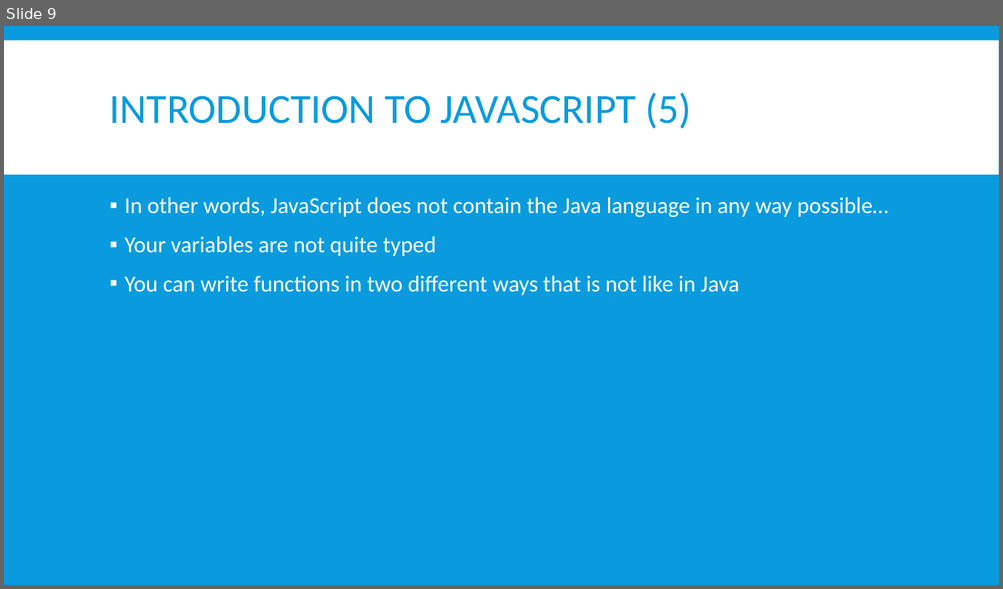
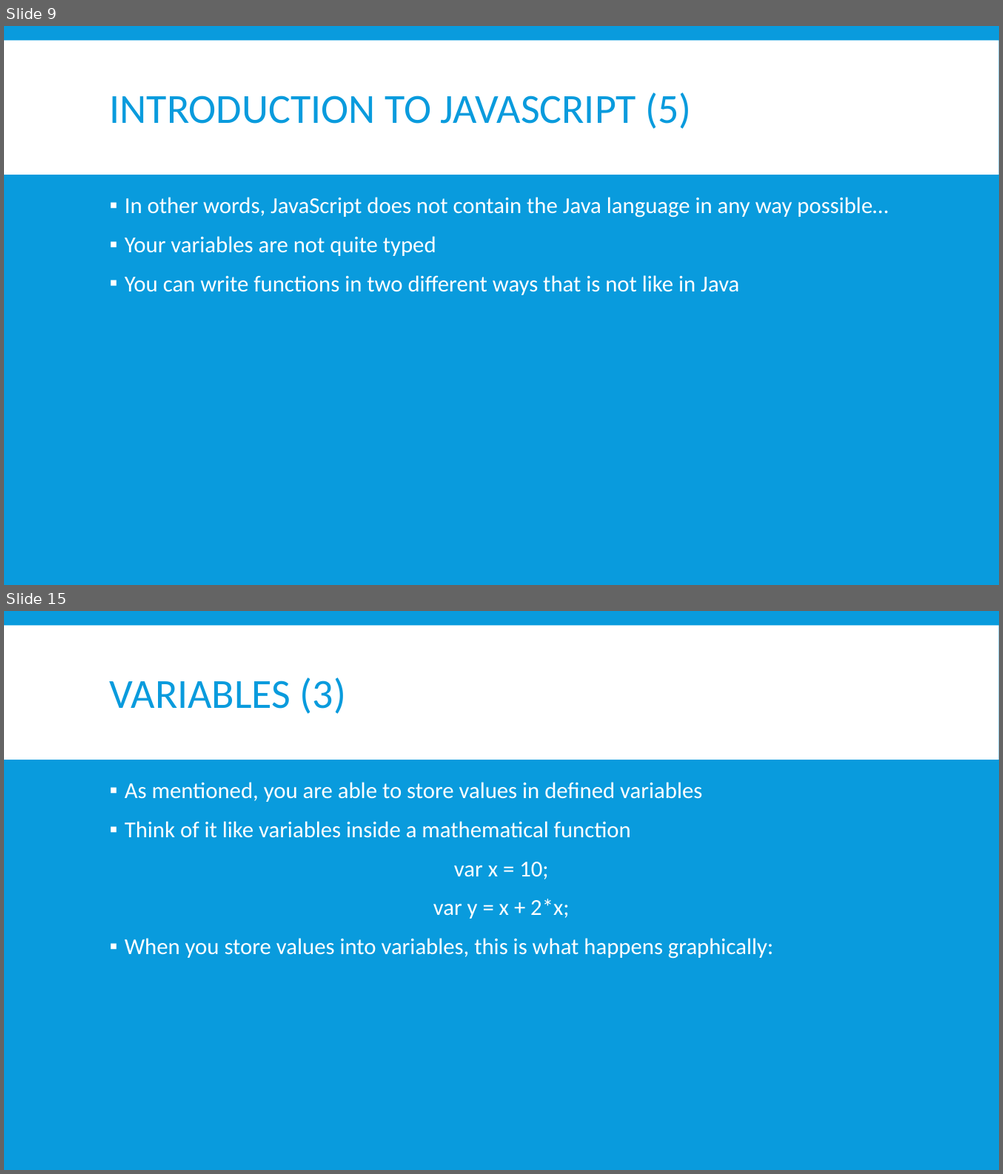
Before and after one commit to EvanTurtileMan/C5-IntroToWebDev, a slide deck: lessons/lesson_note3.pptx. Shown one above the other, each under a label of ours: slide 9 before the commit, slides 9 and 15 after it; the slides between them are not shown. The pictures are 1003x589 and 1003x1174 pixels, drawn with LibreOffice and Linux fonts; fonts in the diff are those of the drawing. Boxes give left, top, right and bottom in pixels: in the first picture for what was removed or moved away, otherwise in the second. Text is boxed around its words. In the diff, an @@ line names an element or a change of style, - is before the commit and + after.

```diff
--- a/lessons/lesson_note3.pptx
+++ b/lessons/lesson_note3.pptx
@@ slide 15 added at (4, 611, 999, 1170), background #099BDD; not listed: 1 template element that a slide beside it also shows @@
@@ title added at (110, 678, 346, 714), 40 pt, text #099BDD @@
+VARIABLES (3)
@@ text added at (125, 782, 773, 959), 22 pt, text #FFFFFF @@
+▪ As mentioned, you are able to store values in defined variables
+▪ Think of it like variables inside a mathematical function
+var x = 10;
+var y = x + 2*x;
+▪ When you store values into variables, this is what happens graphically:
```
Also in this commit, not shown: 1 slide changed, 4 other slides added, 5 other files.
